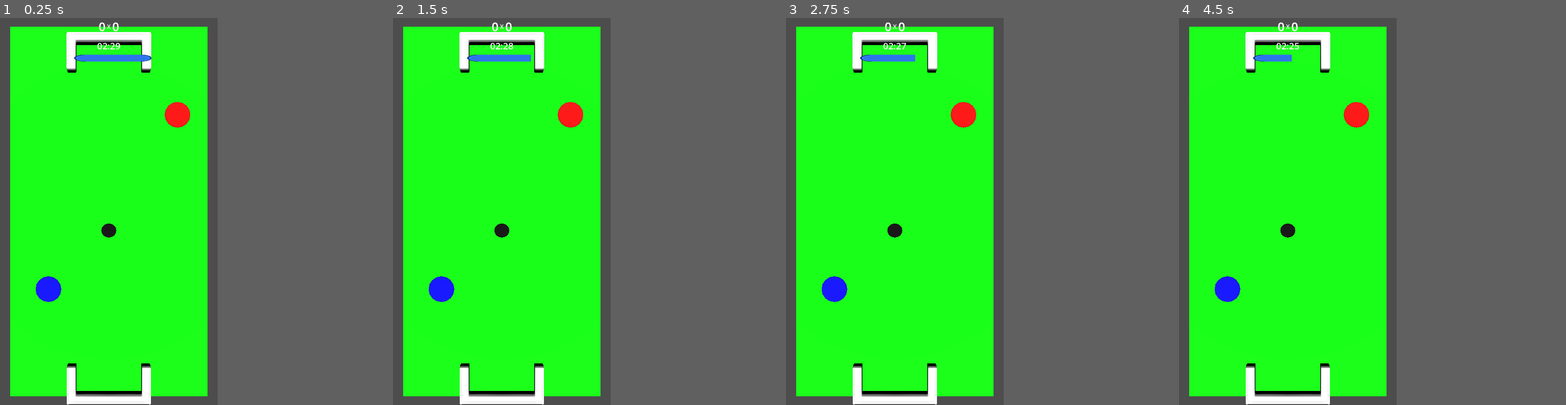
Above: before the commit, frames 1-4 (left to right).
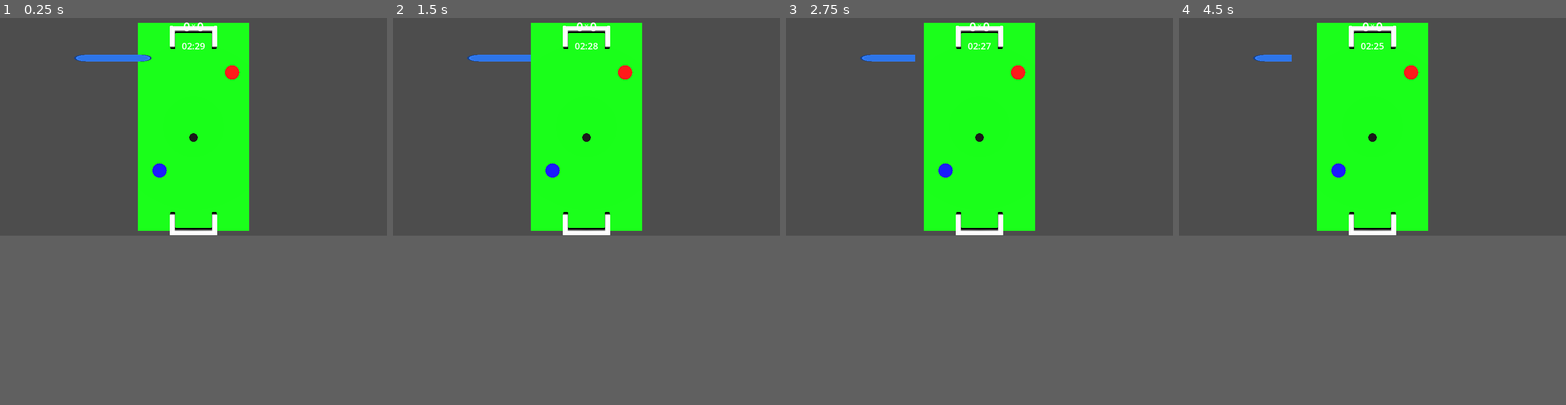
Above: after the commit, the same moments.

Repository: PelvicPsycho/ultimate-botao
Game: Godot game, scene res://MatchScene.tscn
Two runs of this game, one before a commit and one after it. Both use one fixed random seed, a clock stepped at 60 frames per second and the inputs below.
Inputs (mouse positions are in pixels of both pictures, inside the frame that each line leads up to):
- Up to frame 1 (0.25 s): no input
- Up to frame 2 (1.5 s): tap Enter at 0.5 s; move the mouse to (547, 192) at 0.52 s; tap 1 at 0.6 s; click (547, 192) at 0.67 s; tap Space at 1.25 s; drag from (458, 230) to (489, 288) at 1.27 s
- Up to frame 3 (2.75 s): tap Enter at 2 s; move the mouse to (917, 126) at 2.02 s; tap 3 at 2.1 s; click (917, 126) at 2.17 s
- Up to frame 4 (4.5 s): tap Space at 2.75, 4.25 s; drag from (1275, 288) to (1221, 153) at 2.77 s; tap Enter at 3.5 s; move the mouse to (1353, 269) at 3.52 s; tap 2 at 3.6 s; click (1353, 269) at 3.67 s; drag from (1221, 153) to (1256, 114) at 4.27 s
The window is 450x800 before the commit and 800x450 after it. Grey fills any space a smaller window leaves; there, only what the larger window draws over its background counts as a difference.

The runs differ from the first frame. In frame 1, 29% of the frame differs, in the area x 0-65%, y 1-100%; in frame 2, 29%; in frame 3, 29%; in frame 4, 29%.

Commit message:
reorganizei para ser horizontal

Diff:
--- a/Componentes/PlayerV2/Player.tscn
+++ b/Componentes/PlayerV2/Player.tscn
@@ -64,7 +64,7 @@
 physics_material_override = ExtResource("1_o7wco")
 continuous_cd = true
 linear_damp = 2.0
-angular_damp = 2.0
+angular_damp = 5.0
 script = ExtResource("1_2wsv6")
 multiplicador_comprimento_mira = 10.0
 tamanho_maximo_linha = 8.0
--- a/Componentes/PlayerV2/PlayerPhysicsMaerial.tres
+++ b/Componentes/PlayerV2/PlayerPhysicsMaerial.tres
@@ -1,5 +1,4 @@
 [gd_resource type="PhysicsMaterial" format=3 uid="uid://46t3u1yh1h7m"]
 
 [resource]
-friction = 4.05
 bounce = 0.37
--- a/MatchScene.tscn
+++ b/MatchScene.tscn
@@ -88,7 +88,7 @@
 playerInfo = ExtResource("6_rrtur")
 
 [node name="Ball" parent="." unique_id=573001688 instance=ExtResource("7_rrtur")]
-transform = Transform3D(1, 0, 0, 0, 1, 0, 0, 0, 0.9152705, 0, 0.2, 0.76126885)
+transform = Transform3D(1, 0, 0, 0, 1, 0, 0, 0, 1, 0, 0.2, 0.76126885)
 
 [node name="Gol_Manager(Temporario)" type="Node3D" parent="." unique_id=736409669]
 script = ExtResource("9_y3jfn")
--- a/Temporarios/Scenes_testes/MatchScene1.tscn
+++ b/Temporarios/Scenes_testes/MatchScene1.tscn
@@ -3,7 +3,6 @@
 [ext_resource type="Script" uid="uid://du1nsjujoug16" path="res://Scripts Globais/MatchState.gd" id="1_e3gwx"]
 [ext_resource type="Resource" uid="uid://dsr512dkuo864" path="res://Recursos/Teams/Grêmio/Gremio.tres" id="2_6xdkp"]
 [ext_resource type="Resource" uid="uid://cqnsye86fls8o" path="res://Recursos/Teams/Inter/Inter.tres" id="3_w88vh"]
-[ext_resource type="PackedScene" uid="uid://d4nu7awvfje7u" path="res://Componentes/Goal/Goleira.tscn" id="4_gfino"]
 [ext_resource type="PackedScene" uid="uid://cuoecfox3x6o7" path="res://Temporarios/Scenes_testes/Player_escala3x.tscn" id="5_ceb22"]
 [ext_resource type="Resource" uid="uid://vl5uhvjx0anj" path="res://Recursos/Teams/Grêmio/Martin.tres" id="6_whapd"]
 [ext_resource type="Resource" uid="uid://4f1qna4c5ycp" path="res://Recursos/Teams/Inter/Alanpa.tres" id="7_87pxs"]
@@ -15,23 +14,14 @@
 [ext_resource type="PackedScene" uid="uid://evedwlh2n1by" path="res://Temporarios/Scenes_testes/Goleira_escala3x.tscn" id="12_ahre0"]
 [ext_resource type="Script" uid="uid://ds1v83xrqv51s" path="res://Scripts Globais/MatchTimer.gd" id="13_o4etl"]
 
-[sub_resource type="BoxShape3D" id="BoxShape3D_h7fbo"]
-size = Vector3(0.5, 1, 15.7)
-
-[sub_resource type="BoxShape3D" id="BoxShape3D_y7mf0"]
-size = Vector3(8.85, 1, 0.5)
-
-[sub_resource type="PhysicsMaterial" id="PhysicsMaterial_wxt6j"]
-rough = true
-
 [sub_resource type="StandardMaterial3D" id="StandardMaterial3D_qsfy7"]
 albedo_color = Color(0, 1, 0, 1)
 
 [sub_resource type="BoxMesh" id="BoxMesh_h7fbo"]
-size = Vector3(8, 0.2, 15)
+size = Vector3(3.3, 0.2, 4.5)
 
 [sub_resource type="BoxShape3D" id="BoxShape3D_a60kw"]
-size = Vector3(8, 0.2, 15)
+size = Vector3(3.3989258, 0.2, 4.637329)
 
 [sub_resource type="StandardMaterial3D" id="StandardMaterial3D_itbxn"]
 
@@ -80,45 +70,51 @@
 transform = Transform3D(1, 0, 0, 0, -4.371139e-08, 1, 0, -1, -4.371139e-08, 0, 15.36453, 0)
 
 [node name="Camera3D" type="Camera3D" parent="." unique_id=1003734817]
-transform = Transform3D(1, 0, 0, 0, -4.371139e-08, 1, 0, -1, -4.371139e-08, 0, 3.9622536, 0)
+transform = Transform3D(1, 0, 0, 0, -4.371139e-08, 1, 0, -1, -4.371139e-08, 0, 2.875, -0.31231642)
 current = true
+size = 3.6
 
 [node name="Pitch" type="StaticBody3D" parent="." unique_id=371043304]
-transform = Transform3D(1, 0, 0, 0, 1, 0, 0, 0, 0.9152705, 0, 0, 0.76126885)
+transform = Transform3D(-4.371139e-08, 0, 1, 0, 1, 0, -1, 0, -4.371139e-08, 0, 0, 0)
 
-[node name="Goleira" parent="Pitch" unique_id=654322067 instance=ExtResource("4_gfino")]
-transform = Transform3D(-4.371139e-07, 0, 10, 0, 10, 0, -10, 0, -4.371139e-07, 0, 0.2, 6.403)
-
-[node name="Goleira2" parent="Pitch" unique_id=905293801 instance=ExtResource("4_gfino")]
-transform = Transform3D(-4.371139e-07, 0, -10, 0, 10, 0, 10, 0, -4.371139e-07, 0, 0.20951569, -5.87429)
-team = 1
-
-[node name="RBarrier" type="CollisionShape3D" parent="Pitch" unique_id=20794466]
-transform = Transform3D(1, 0, 0, 0, 1, 0, 0, 0, 1, 4.104018, 0, 0)
-shape = SubResource("BoxShape3D_h7fbo")
-
-[node name="LBarrier" type="CollisionShape3D" parent="Pitch" unique_id=842875705]
-transform = Transform3D(1, 0, 0, 0, 1, 0, 0, 0, 1, -4.0464582, 0, 0)
-shape = SubResource("BoxShape3D_h7fbo")
-
-[node name="TBarrier" type="CollisionShape3D" parent="Pitch" unique_id=969606746]
-transform = Transform3D(1, 0, 0, 0, 1, 0, 0, 0, 1, -0.057587624, 0, -7.6954503)
-shape = SubResource("BoxShape3D_y7mf0")
-
-[node name="BBarrier" type="CollisionShape3D" parent="Pitch" unique_id=1563714456]
-transform = Transform3D(1, 0, 0, 0, 1, 0, 0, 0, 1, -0.057587624, 0, 7.7561636)
-shape = SubResource("BoxShape3D_y7mf0")
-
-[node name="StaticBody3D" type="StaticBody3D" parent="Pitch" unique_id=717878267]
-physics_material_override = SubResource("PhysicsMaterial_wxt6j")
-
-[node name="MeshInstance3D" type="MeshInstance3D" parent="Pitch/StaticBody3D" unique_id=983077752]
-transform = Transform3D(1, 0, 0, 0, 1, 0, 0, 0, 0.4434317, 0, 0, 0)
+[node name="MeshInstance3D" type="MeshInstance3D" parent="Pitch" unique_id=983077752]
 material_override = SubResource("StandardMaterial3D_qsfy7")
 mesh = SubResource("BoxMesh_h7fbo")
 
-[node name="Floor" type="CollisionShape3D" parent="Pitch/StaticBody3D" unique_id=1523702553]
+[node name="Floor" type="CollisionShape3D" parent="Pitch" unique_id=1523702553]
+transform = Transform3D(1, 0, 0, 0, 1, 0, 0, 0, 1, -0.0012207031, 0, -0.722229)
 shape = SubResource("BoxShape3D_a60kw")
+
+[node name="LateraisBotao" type="Node3D" parent="Pitch" unique_id=423250027]
+transform = Transform3D(-1.3113416e-07, 0, -3, 0, 3, 0, 3, 0, -1.3113416e-07, -0.004087176, 0.1, -2.0001297)
+
+[node name="Laterais" type="MeshInstance3D" parent="Pitch/LateraisBotao" unique_id=1368086782]
+transform = Transform3D(1, 0, 0, 0, 0, 1, 0, -1, 0, -0.025415111, 0, 0.23414269)
+mesh = SubResource("ArrayMesh_73ueg")
+
+[node name="StaticBody3D" type="StaticBody3D" parent="Pitch/LateraisBotao/Laterais" unique_id=731677628]
+
+[node name="CollisionShape3D" type="CollisionShape3D" parent="Pitch/LateraisBotao/Laterais/StaticBody3D" unique_id=1169641968]
+shape = SubResource("ConcavePolygonShape3D_oeav1")
+
+[node name="LateraisBotao2" type="Node3D" parent="Pitch" unique_id=842775159]
+transform = Transform3D(3.9340247e-07, 0, 3, 0, 3, 0, -3, 0, 3.9340247e-07, -0.0040875264, 0.1, 1.9998704)
+
+[node name="Laterais" type="MeshInstance3D" parent="Pitch/LateraisBotao2" unique_id=1582488223]
+transform = Transform3D(1, 0, 0, 0, 0, 1, 0, -1, 0, -0.025415111, 0, 0.23414269)
+mesh = SubResource("ArrayMesh_73ueg")
+
+[node name="StaticBody3D" type="StaticBody3D" parent="Pitch/LateraisBotao2/Laterais" unique_id=386159866]
+
+[node name="CollisionShape3D" type="CollisionShape3D" parent="Pitch/LateraisBotao2/Laterais/StaticBody3D" unique_id=1170450487]
+shape = SubResource("ConcavePolygonShape3D_4bqcb")
+
+[node name="Goleira" parent="Pitch" unique_id=2016388534 instance=ExtResource("12_ahre0")]
+transform = Transform3D(1.4424758e-07, 0, 1.1, 0, 1.1, 0, -1.1, 0, 1.4424758e-07, -0.004087544, 0.1, 2.2050395)
+team = 1
+
+[node name="Goleira2" parent="Pitch" unique_id=1895795452 instance=ExtResource("12_ahre0")]
+transform = Transform3D(-4.8082534e-08, 0, -1.1, 0, 1.1, 0, 1.1, 0, -4.8082534e-08, -0.004540303, 0.1, -2.206139)
 
 [node name="HomeTeam" type="Node" parent="." unique_id=127159349]
 
@@ -153,10 +149,13 @@
 offset_right = 576.0
 offset_bottom = 91.0
 grow_horizontal = 2
+mouse_filter = 2
+dragging_enabled = false
 
 [node name="HBoxContainer" type="HBoxContainer" parent="CanvasLayer/VSplitContainer" unique_id=1827291511]
 layout_mode = 2
 size_flags_horizontal = 3
+mouse_filter = 2
 alignment = 1
 
 [node name="Label_Home" type="Label" parent="CanvasLayer/VSplitContainer/HBoxContainer" unique_id=1036070927]
@@ -180,45 +179,19 @@
 horizontal_alignment = 1
 
 [node name="TextureProgressBar_Lance" type="TextureProgressBar" parent="CanvasLayer" unique_id=171338667]
-offset_left = 189.0
-offset_top = 72.0
-offset_right = 1213.0
-offset_bottom = 1096.0
+anchors_preset = 5
+anchor_left = 0.5
+anchor_right = 0.5
+offset_left = -121.99994
+offset_top = 67.00001
+offset_right = 902.0
+offset_bottom = 1091.0
+grow_horizontal = 2
 scale = Vector2(0.21389647, 0.06645368)
+mouse_filter = 2
 max_value = 10.0
 value = 10.0
 texture_progress = ExtResource("12_4ijrv")
 
 [node name="MatchTimer" type="Node" parent="." unique_id=750440205]
 script = ExtResource("13_o4etl")
-
-[node name="LateraisBotao" type="Node3D" parent="." unique_id=423250027]
-transform = Transform3D(-1.3113416e-07, 0, 3, 0, 3, 0, -3, 0, -1.3113416e-07, -0.0004531443, 0.1, 2.0039907)
-
-[node name="Laterais" type="MeshInstance3D" parent="LateraisBotao" unique_id=1368086782]
-transform = Transform3D(1, 0, 0, 0, 0, 1, 0, -1, 0, -0.025415111, 0, 0.23414269)
-mesh = SubResource("ArrayMesh_73ueg")
-
-[node name="StaticBody3D" type="StaticBody3D" parent="LateraisBotao/Laterais" unique_id=731677628]
-
-[node name="CollisionShape3D" type="CollisionShape3D" parent="LateraisBotao/Laterais/StaticBody3D" unique_id=1169641968]
-shape = SubResource("ConcavePolygonShape3D_oeav1")
-
-[node name="LateraisBotao2" type="Node3D" parent="." unique_id=842775159]
-transform = Transform3D(3.577464e-08, 0, -3, 0, 3, 0, 3, 0, 3.577464e-08, -0.0004531443, 0.1, -1.9960096)
-
-[node name="Laterais" type="MeshInstance3D" parent="LateraisBotao2" unique_id=1582488223]
-transform = Transform3D(1, 0, 0, 0, 0, 1, 0, -1, 0, -0.025415111, 0, 0.23414269)
-mesh = SubResource("ArrayMesh_73ueg")
-
-[node name="StaticBody3D" type="StaticBody3D" parent="LateraisBotao2/Laterais" unique_id=386159866]
-
-[node name="CollisionShape3D" type="CollisionShape3D" parent="LateraisBotao2/Laterais/StaticBody3D" unique_id=1170450487]
-shape = SubResource("ConcavePolygonShape3D_4bqcb")
-
-[node name="Goleira" parent="." unique_id=2016388534 instance=ExtResource("12_ahre0")]
-transform = Transform3D(-4.371139e-08, 0, -1, 0, 1, 0, 1, 0, -4.371139e-08, -0.0004531443, 0.1, -2.1704266)
-team = 1
-
-[node name="Goleira2" parent="." unique_id=1895795452 instance=ExtResource("12_ahre0")]
-transform = Transform3D(-4.371139e-08, 0, 1, 0, 1, 0, -1, 0, -4.371139e-08, -0.0004531443, 0.1, 2.1631048)
--- a/project.godot
+++ b/project.godot
@@ -18,8 +18,8 @@
 
 [display]
 
-window/size/viewport_width=576
-window/size/viewport_height=1024
+window/size/viewport_width=1024
+window/size/viewport_height=576
 
 [global_group]
 
